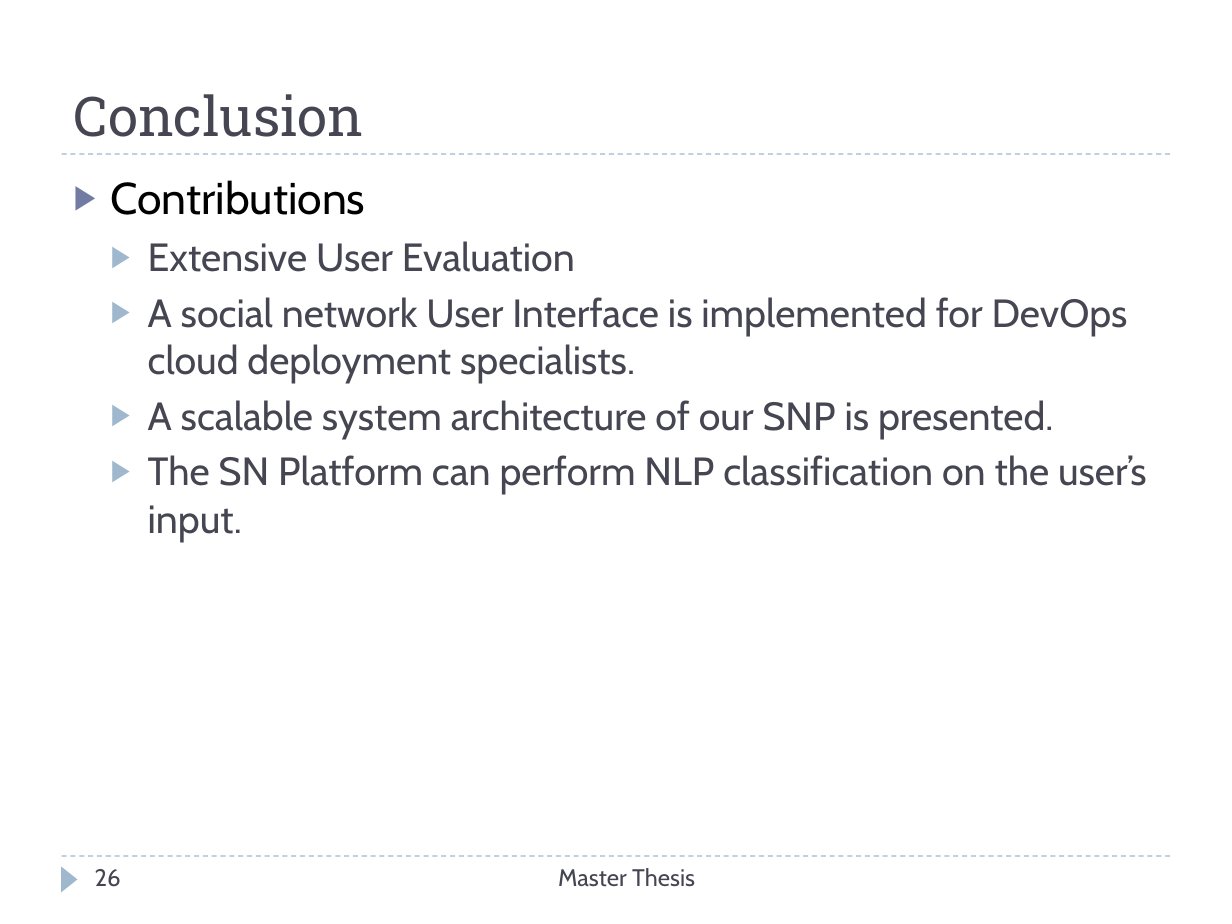
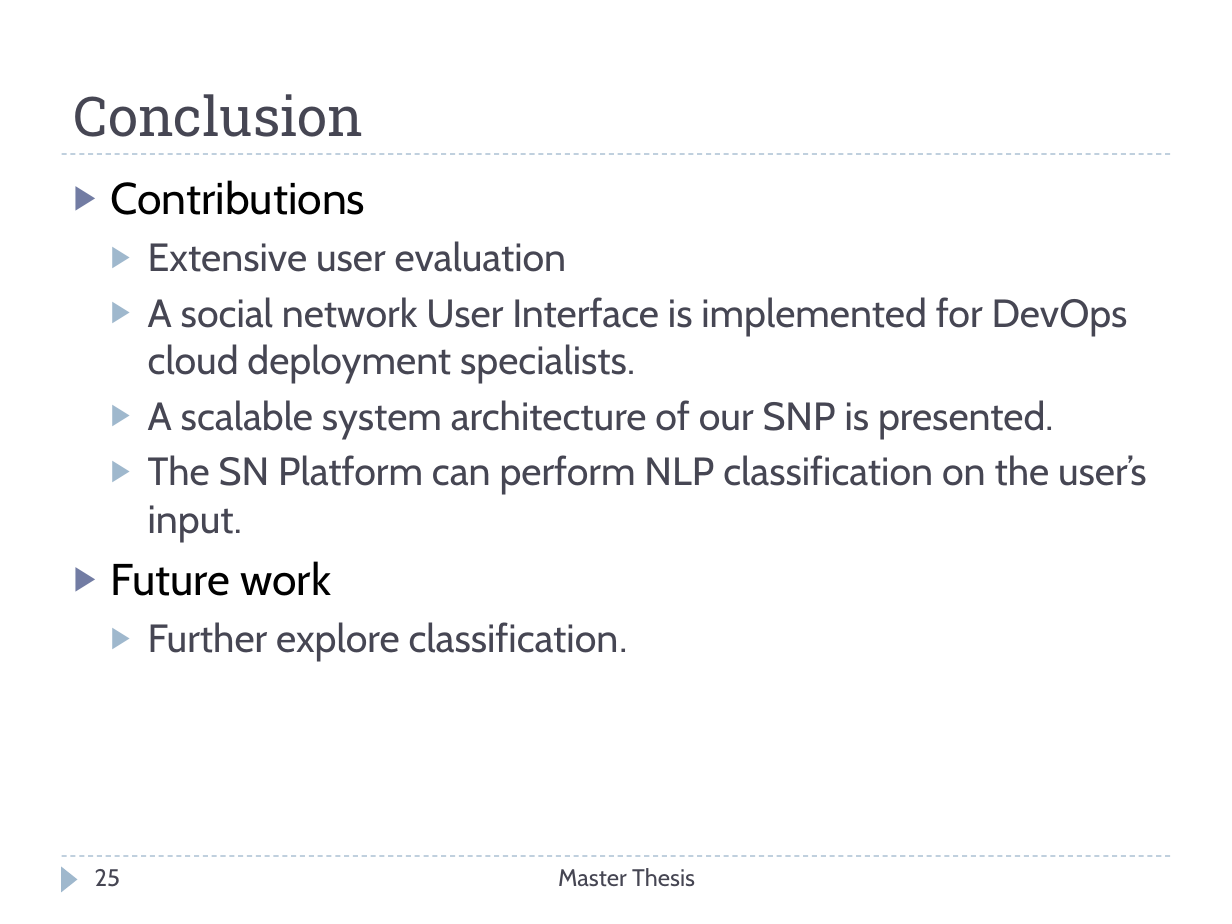
Before and after one commit to Christos-Papoulas/master_thesis, a slide deck: slide 25 of presentation/presentation.pptx (slide 26 before the commit). Drawn at 1232x924 pixels with LibreOffice and Linux fonts; fonts in the diff are those of the drawing. Boxes give left, top, right and bottom in pixels: in the first picture for what was removed or moved away, otherwise in the second. Text is boxed around its words. In the diff, an @@ line names an element or a change of style, - is before the commit and + after.

```diff
--- a/presentation/presentation.pptx
+++ b/presentation/presentation.pptx
@@ text at bbox=[148, 241, 567, 272]: text changed @@
-  ▶ Extensive User Evaluation
+  ▶ Extensive user evaluation
@@ text at bbox=[111, 561, 628, 662]: paragraphs added @@
+▶ Future work
+  ▶ Further explore classification.
@@ page number at bbox=[95, 869, 121, 887]: text changed @@
-26
+25
```
Also in this commit, not shown: 14 other slides changed, 1 slide removed, 10 other files.
